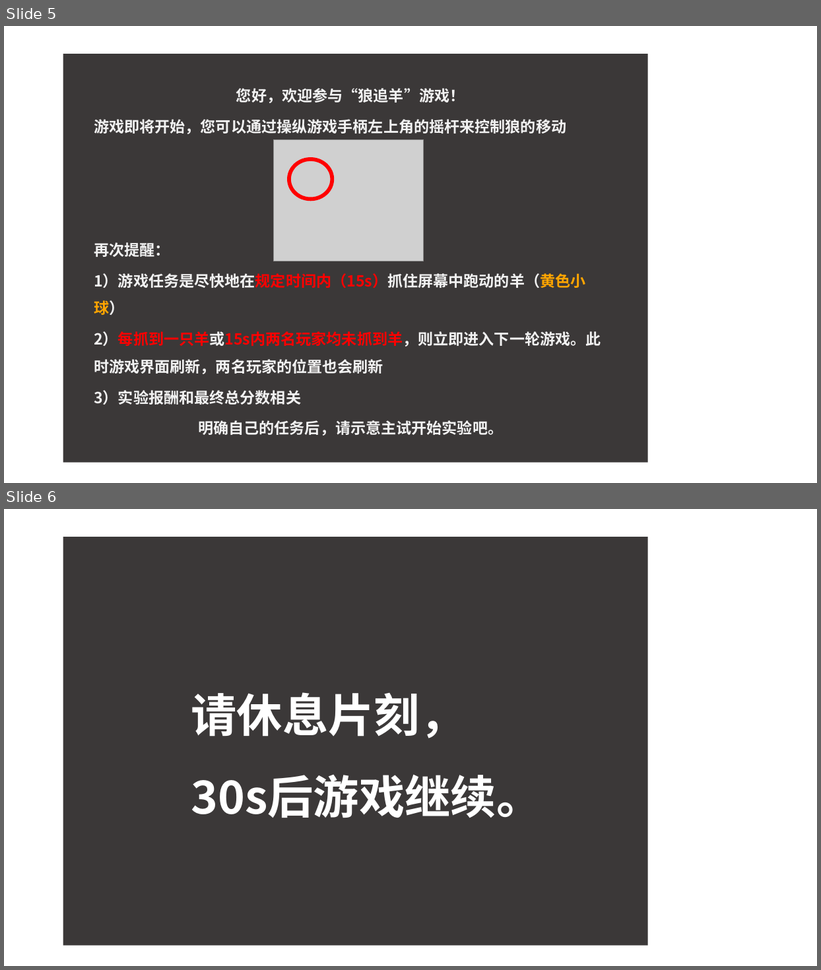
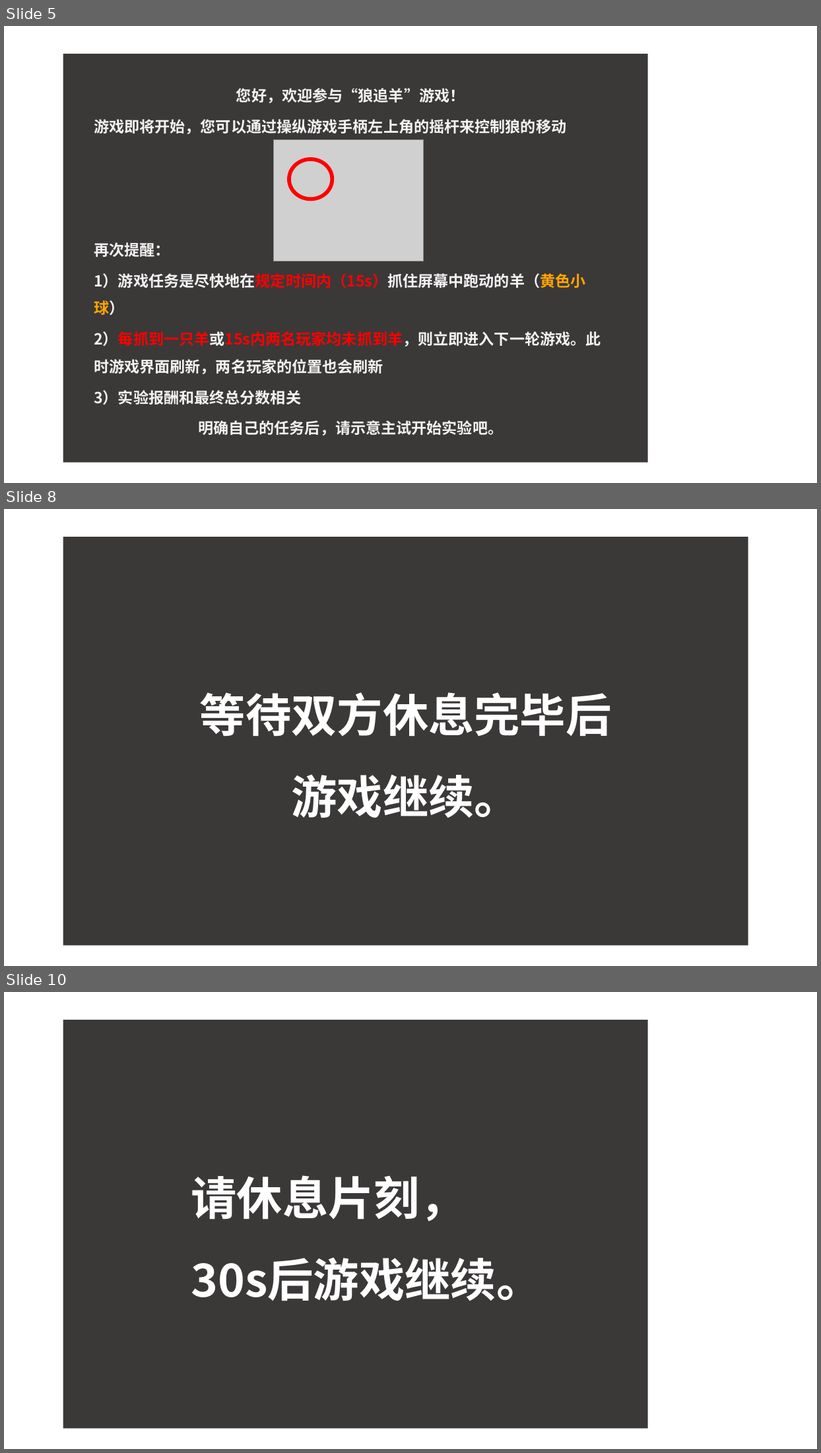
Before and after one commit to ChenyaGu/imagineWeCooperation, a slide deck: pictures/introduction.pptx. Shown one above the other, each under a label of ours: slides 5 and 6 before the commit, slides 5, 8 and 10 after it; the slides between them are not shown. The pictures are 821x970 and 821x1453 pixels, drawn with LibreOffice and Linux fonts; fonts in the diff are those of the drawing; grey boxes stand for pictures. Boxes give left, top, right and bottom in pixels: in the first picture for what was removed or moved away, otherwise in the second. Text is boxed around its words. In the diff, an @@ line names an element or a change of style, - is before the commit and + after.

```diff
--- a/pictures/introduction.pptx
+++ b/pictures/introduction.pptx
@@ slide 8 added at (4, 509, 817, 966), background #FFFFFF @@
@@ rectangle added at (63, 537, 748, 947), fill #3B3838, 54 pt, text #FFFFFF, bold @@
+        等待双方休息完毕后
+        游戏继续。
@@ what was slide 6 is now slide 10 @@
```
Also in this commit, not shown: 3 other slides added, 9 other files.
